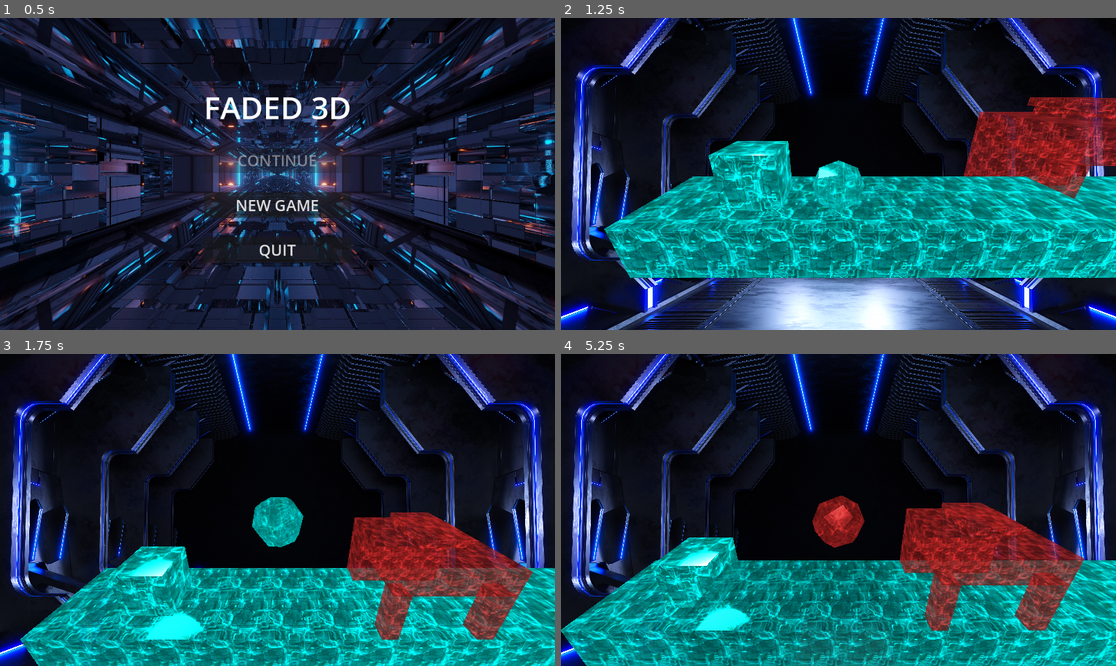
Above: before the commit, frames 1-4 (two rows, left to right).
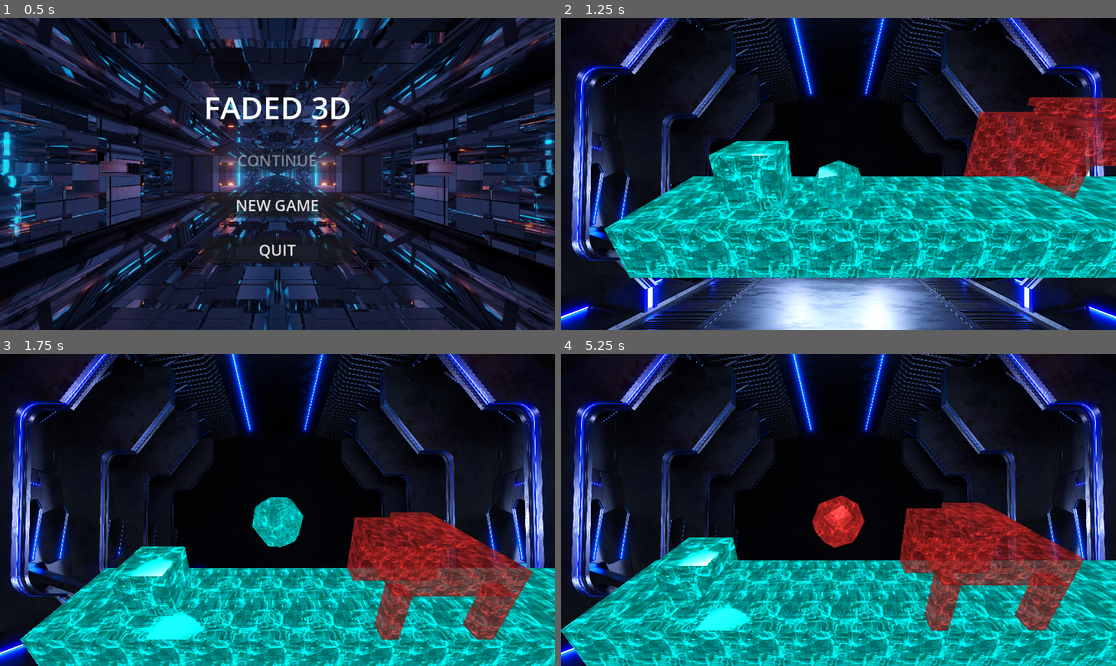
Above: after the commit, the same moments.

Repository: NimaAbdollahipour/VaultJam-faded-3d
Game: Godot game, scene res://UI/StartMenu.tscn
The game is run twice, just before and just after one commit, with the same random seed, the same clock (stepped at 60 frames per second) and the same inputs.
Inputs:
- Up to frame 1 (0.5 s): no input
- Up to frame 2 (1.25 s): click "NEW GAME" at 0.5 s
- Up to frame 3 (1.75 s): tap Enter (ui_accept) at 1.25, 1.52 s; hold Right (ui_right) from 1.28 s (still down)
- Up to frame 4 (5.25 s): release Right (ui_right) at 2.03 s; hold Left (ui_left) 2.03-2.78 s; tap Enter (ui_accept) at 2.27, 3.77, 4.52 s; hold Right (ui_right) 2.78-4.28 s; hold Left (ui_left) from 4.28 s (still down)

Frame 1 is identical in both runs. In frame 2, 1.2% of the frame differs, in the area x 19-79%, y 51-84%; in frame 3, 1.1%; in frame 4, 14%, in the area x 1-83%, y 45-100%.

Commit message:
Fixed Game logic need work still - Stable Version

Diff:
--- a/Objects/platform_s.gd
+++ b/Objects/platform_s.gd
@@ -7,7 +7,7 @@
 		if is_node_ready():
 			update_scifi_material()
 
-@export var fade_rate: float = 0.5
+@export var fade_rate: float = 0.33 # Slower fading (takes ~3 seconds)
 
 @onready var mesh: MeshInstance3D = $MeshInstance3D
 
--- a/Objects/player.gd
+++ b/Objects/player.gd
@@ -65,23 +65,27 @@
 			list.append(child)
 		_find_meshes_recursive(child, list)
 
+var is_on_matching_platform: bool = false
+
 func _process(delta: float) -> void:
-	# Handle Fading for ALL visual meshes
-	var current_alpha = 1.0
-
-	# We use the main color identifier mesh to track state if possible
-	if mesh and mesh.material_override:
-		current_alpha = mesh.material_override.albedo_color.a
-	elif visual_meshes.size() > 0 and visual_meshes[0].material_override:
-		# Fallback if specific identifier missing
-		current_alpha = visual_meshes[0].material_override.albedo_color.a
-
-	var target_alpha = 0.0
-	if is_safe:
-		target_alpha = 1.0
+	# Get current alpha from the main mesh tracking variable
+	# We'll use the material of the first visual mesh to keep them in sync
+	var first_mat = null
+	if visual_meshes.size() > 0:
+		first_mat = visual_meshes[0].material_override
+
+	if not first_mat: return
+
+	var current_alpha = first_mat.albedo_color.a
+	var target_alpha = 1.0
+
+	# NEW LOGIC: Player fades if they ARE on a matching platform
+	if is_on_matching_platform:
+		target_alpha = 0.0
 
 	var new_alpha = move_toward(current_alpha, target_alpha, fade_rate * delta)
 
+	# Apply to ALL visual meshes
 	for vm in visual_meshes:
 		var mat = vm.material_override
 		if mat:
@@ -92,9 +96,9 @@
 			if mat.emission_enabled:
 				mat.emission_energy_multiplier = new_alpha * 2.0
 
-	# Check for Game Over (Fade out) using new_alpha
+	# Game Over if player fades out completely
 	if new_alpha <= 0.0:
-		print("Game Over")
+		print("Game Over: Player Faded")
 		get_tree().call_group("GameManager", "game_over")
 		if has_node("/root/AudioManager"):
 			get_node("/root/AudioManager").play_sfx("lose")
@@ -150,14 +154,19 @@
 		set_process(false)
 		set_physics_process(false)
 
-	is_safe = false
+	# Platform Interaction Logic
+	is_on_matching_platform = false # Reset state
 	for i in get_slide_collision_count():
 		var collision = get_slide_collision(i)
 		var collider = collision.get_collider()
-		# Check if the collider is a platform with matching color
+
+		# Check if the collider is a platform
 		if collider.has_method("fade") and "platform_color" in collider:
 			if collider.platform_color == player_color:
-				is_safe = true
+				# MATCH: Player starts fading, platform is stable
+				is_on_matching_platform = true
+			else:
+				# NO MATCH: Platform fades away
 				collider.fade(delta)
 
 		# Check for Box Pushing
@@ -176,6 +185,16 @@
 # Called by ColorSwitcher
 func change_color(new_color: String) -> void:
 	player_color = new_color
+
+	# Reset Player Alpha immediately on color change
+	for vm in visual_meshes:
+		if vm.material_override:
+			var col = vm.material_override.albedo_color
+			col.a = 1.0
+			vm.material_override.albedo_color = col
+			if vm.material_override.emission_enabled:
+				vm.material_override.emission_energy_multiplier = 2.0
+
 	update_scifi_material(new_color)
 
 	if has_node("/root/AudioManager"):
